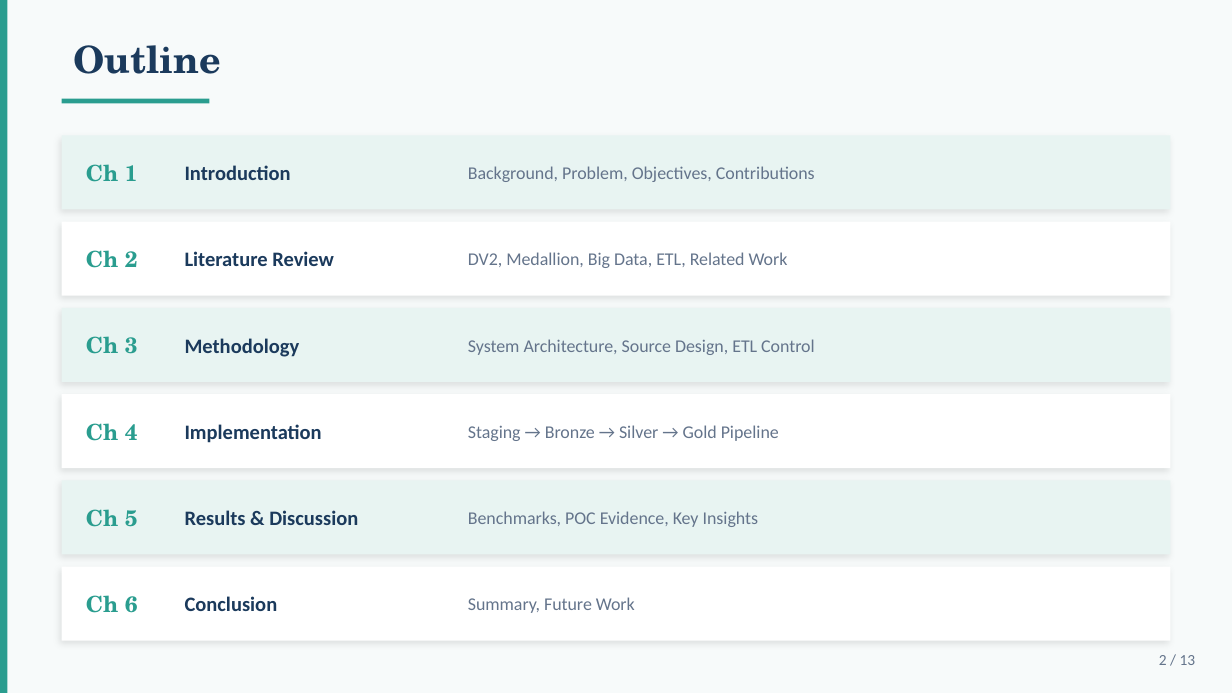
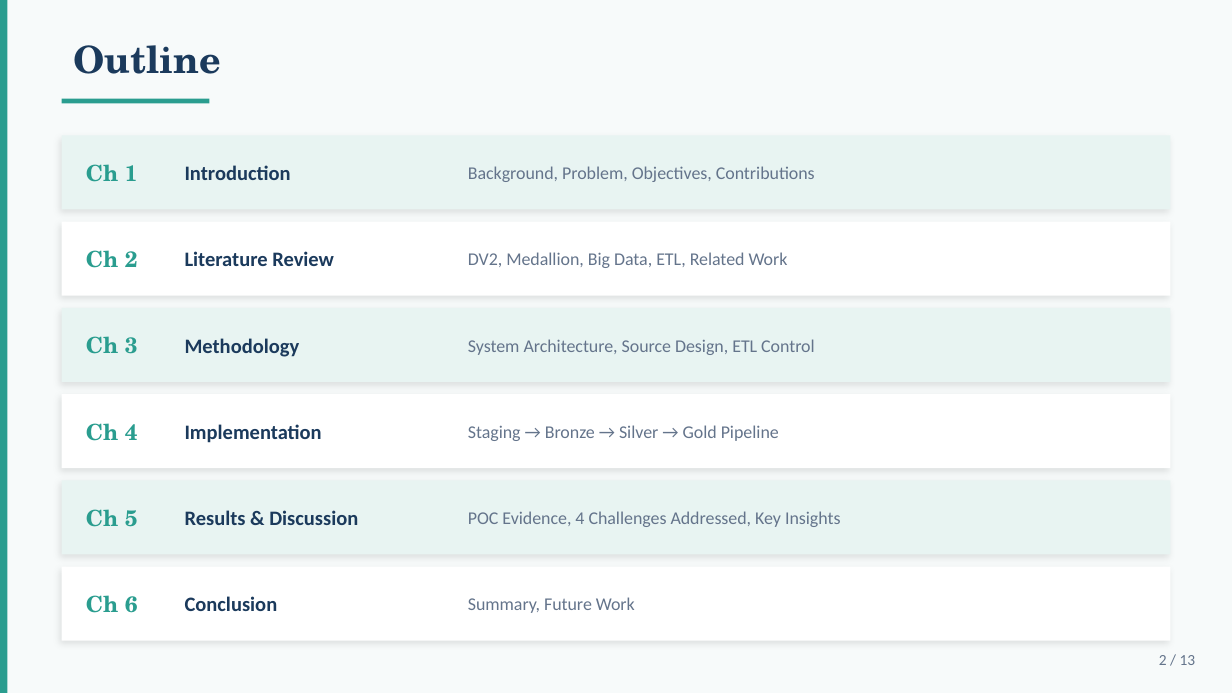
Before and after one commit to mvsotso/dv2-tax-data-warehouse-using-medallion, a slide deck: slide 2 of Documents/Final_Presentation.pptx. Drawn at 1232x693 pixels with LibreOffice and Linux fonts; fonts in the diff are those of the drawing. Boxes give left, top, right and bottom in pixels: in the first picture for what was removed or moved away, otherwise in the second. Text is boxed around its words. In the diff, an @@ line names an element or a change of style, - is before the commit and + after.

```diff
--- a/Documents/Final_Presentation.pptx
+++ b/Documents/Final_Presentation.pptx
@@ text at (468,511,841,527): text changed @@
-Benchmarks, POC Evidence, Key Insights
+POC Evidence, 4 Challenges Addressed, Key Insights
```
Also in this commit, not shown: 1 slide added, 1 slide removed.
